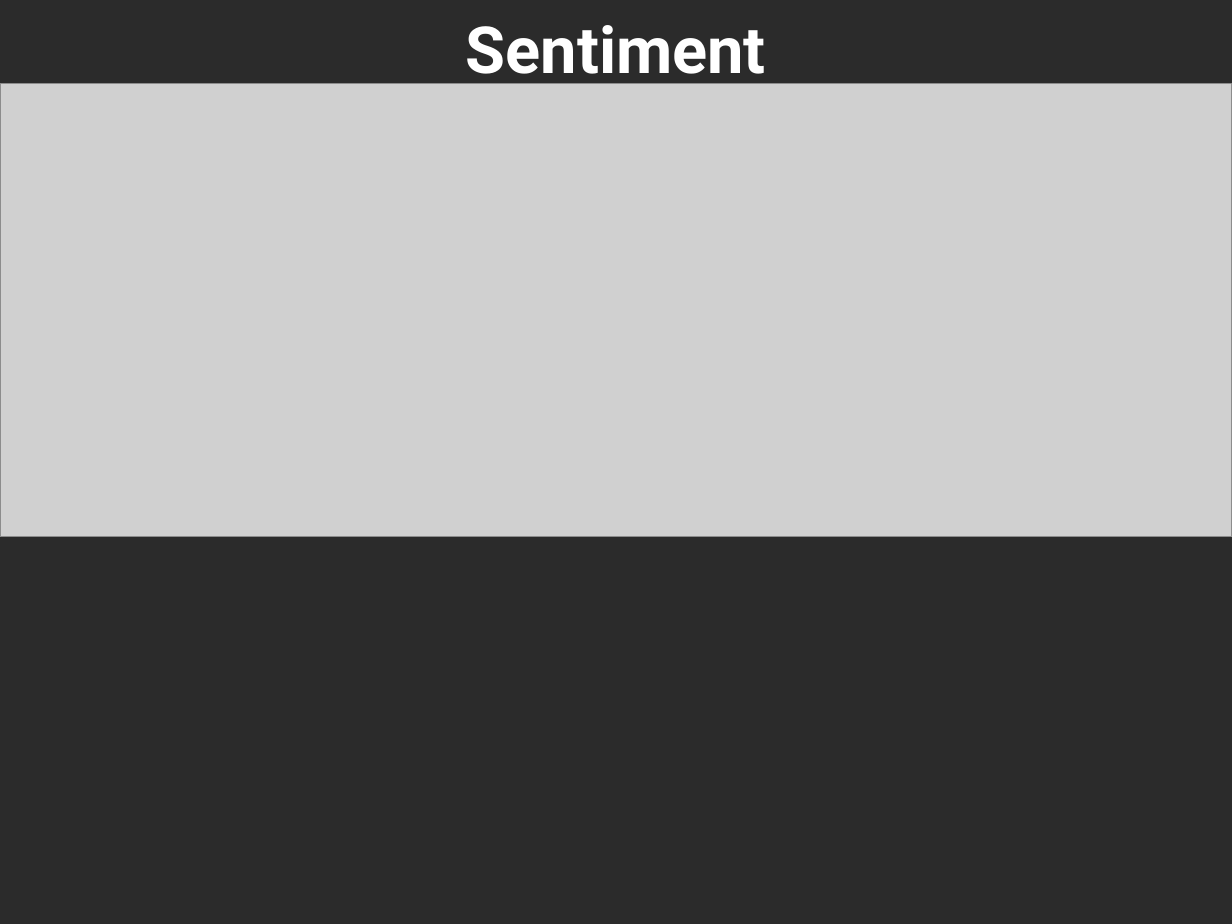
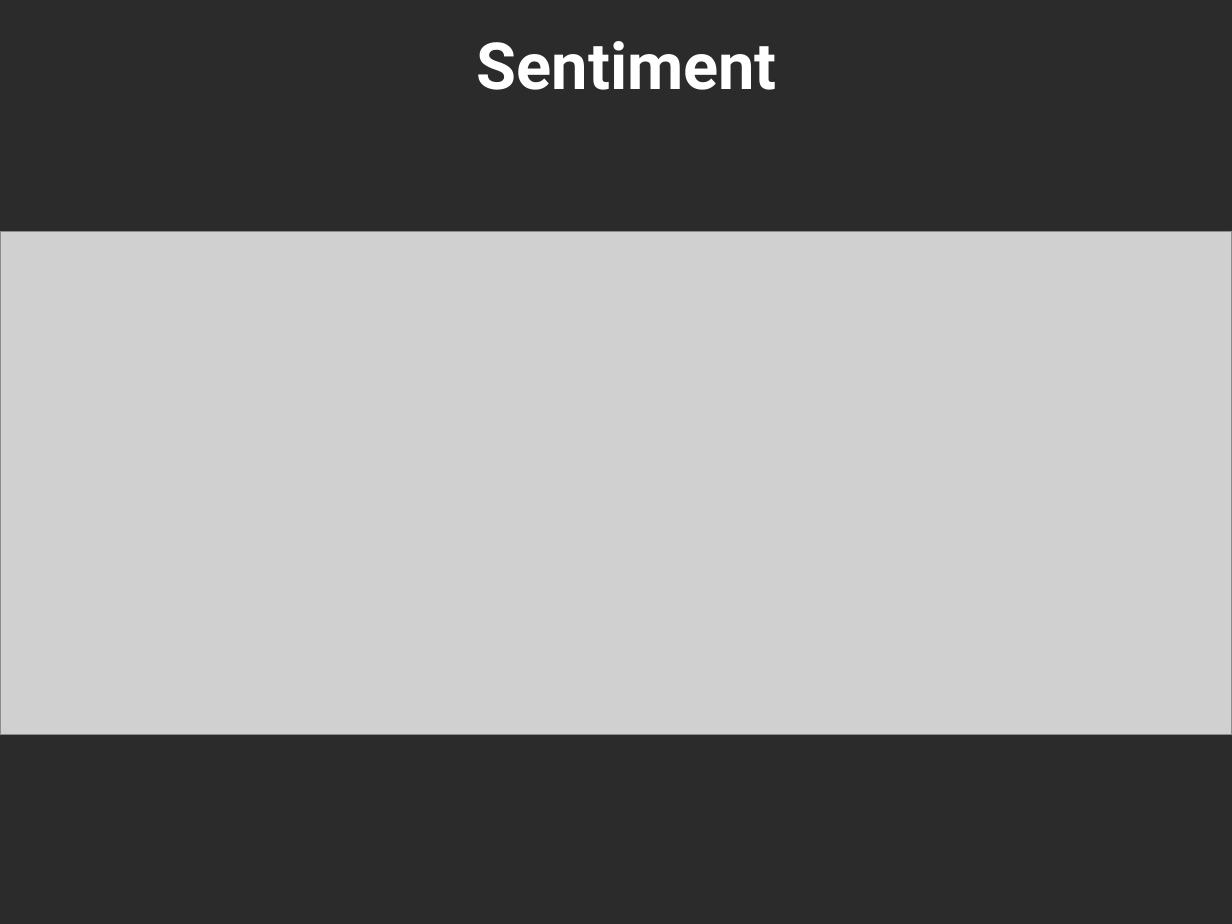
Before and after one commit to PeggyFan/Project, a slide deck: slide 4 of data/nyt_summarizer_10_09.pptx. Drawn at 1232x924 pixels with LibreOffice and Linux fonts; fonts in the diff are those of the drawing; grey boxes stand for pictures; background and template pictures are left out; a plain dark background stands for a picture behind light text. Boxes give left, top, right and bottom in pixels: in the first picture for what was removed or moved away, otherwise in the second. Text is boxed around its words. In the diff, an @@ line names an element or a change of style, - is before the commit and + after.

```diff
--- a/data/nyt_summarizer_10_09.pptx
+++ b/data/nyt_summarizer_10_09.pptx
@@ title "Sentiment" rewrapped from box(466, 25, 766, 89) to box(477, 41, 777, 90) @@
@@ picture removed at box(0, 84, 1232, 537) @@
@@ picture added at box(0, 231, 1232, 735) @@
```
Also in this commit, not shown: 4 other slides changed, 3 slides added, 2 slides removed, 6 other files.
